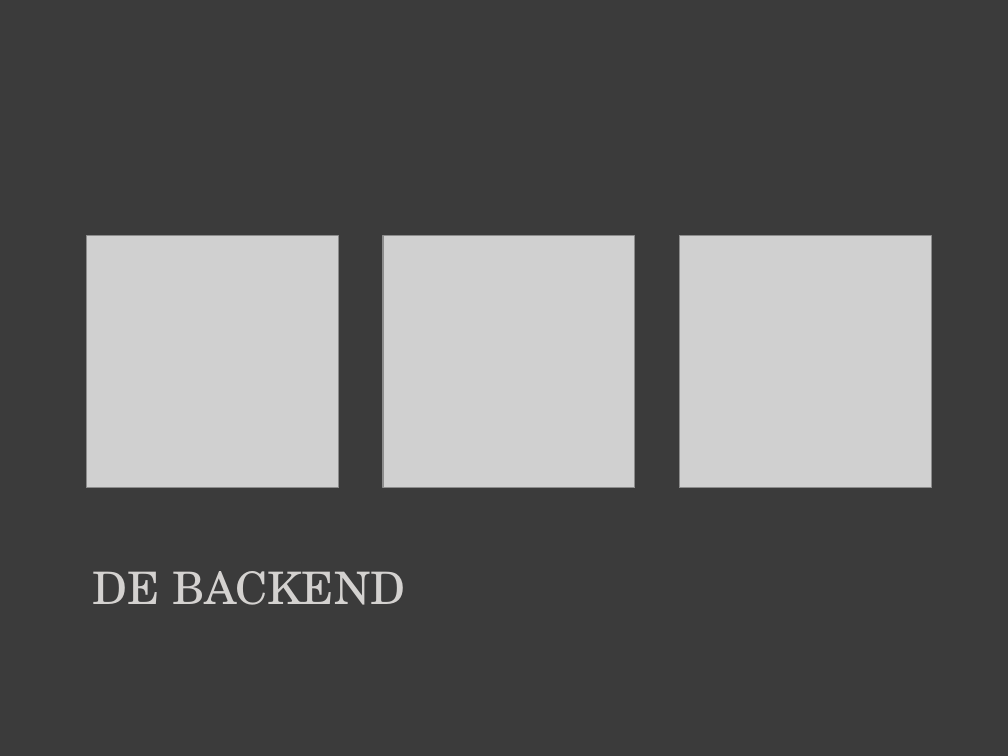
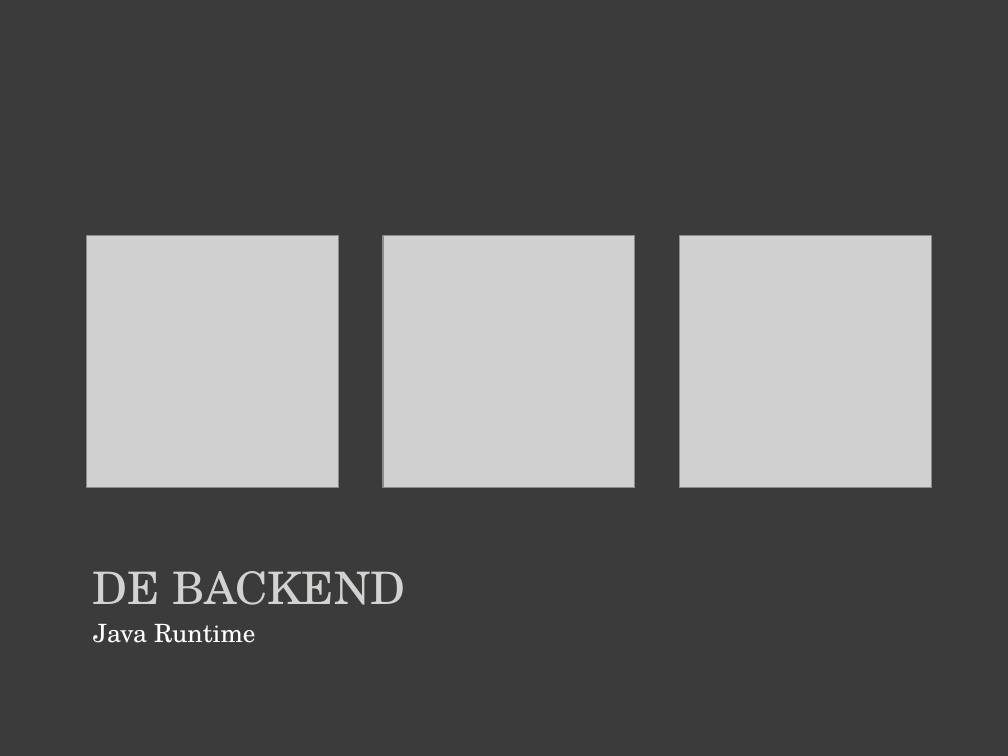
Before and after one commit to maleadt/stockplay, a slide deck: slide 2 of demo/Presentatie.pptx. Drawn at 1008x756 pixels with LibreOffice and Linux fonts; fonts in the diff are those of the drawing; grey boxes stand for pictures. Boxes give left, top, right and bottom in pixels: in the first picture for what was removed or moved away, otherwise in the second. Text is boxed around its words. In the diff, an @@ line names an element or a change of style, - is before the commit and + after.

```diff
--- a/demo/Presentatie.pptx
+++ b/demo/Presentatie.pptx
@@ text added at [93,624,255,643], 18 pt, text #FFFFFF @@
+Java Runtime
```
Also in this commit, not shown: 2 other slides changed, 9 slides added, 17 other files.
